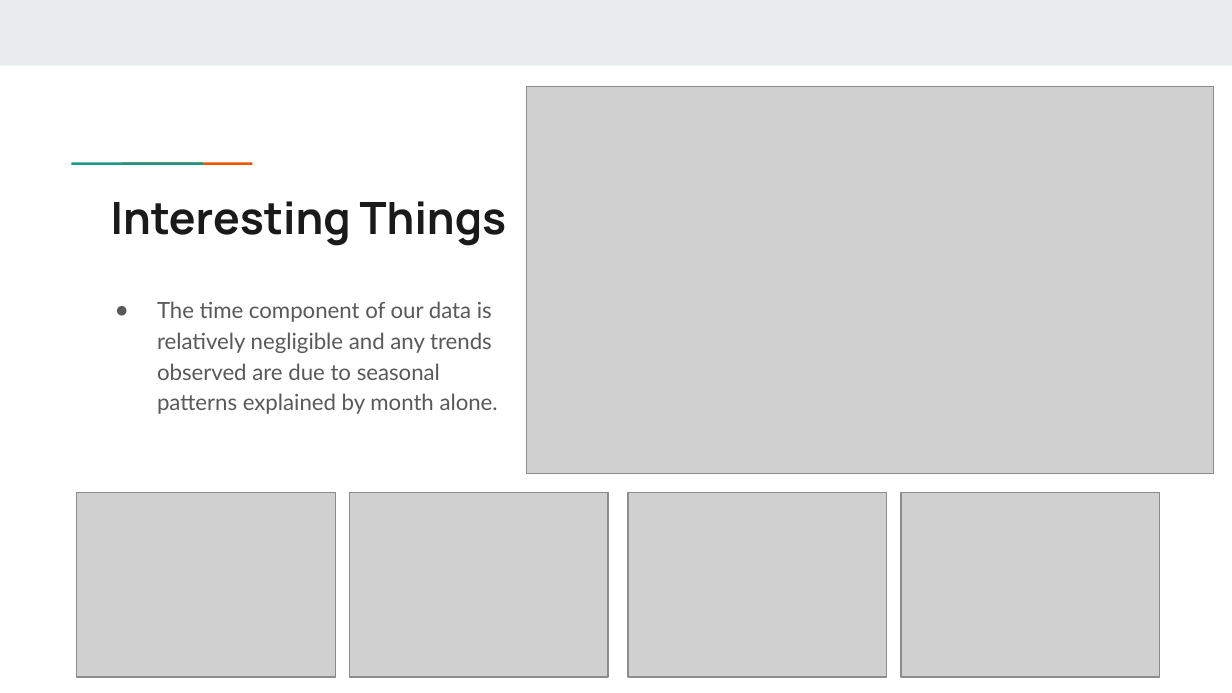
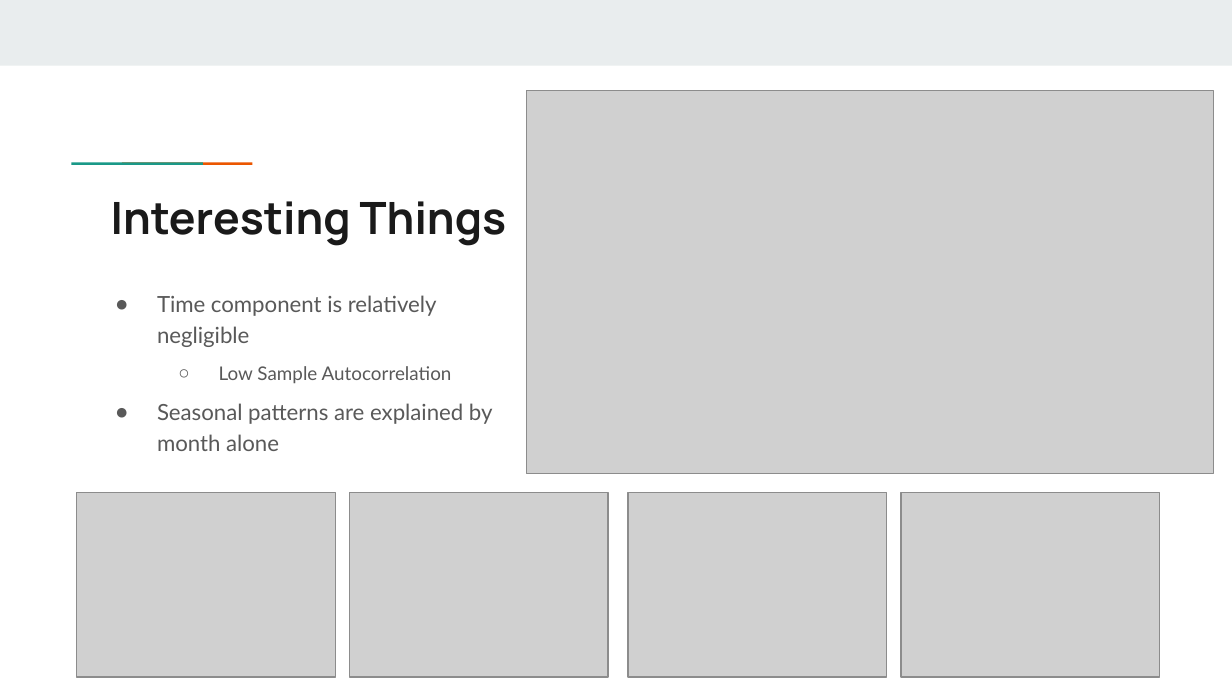
Before and after one commit to JViehman/NationalParks, a slide deck: slide 7 of Presentations/Presentation03.pptx. Drawn at 1232x693 pixels with LibreOffice and Linux fonts; fonts in the diff are those of the drawing; grey boxes stand for pictures. Boxes give left, top, right and bottom in pixels: in the first picture for what was removed or moved away, otherwise in the second. Text is boxed around its words. In the diff, an @@ line names an element or a change of style, - is before the commit and + after.

Commit message:
Beau small modification

```diff
--- a/Presentations/Presentation03.pptx
+++ b/Presentations/Presentation03.pptx
@@ picture: place and size @@
-picture at (526,86,1214,473)
+picture at (526,91,1214,474)
@@ text at (157,295,493,451): text changed @@
-● The time component of our data is relatively negligible and any trends observed are due to seasonal patterns explained by month alone.
+● Time component is relatively negligible
+  ○ Low Sample Autocorrelation
+● Seasonal patterns are explained by month alone
```
